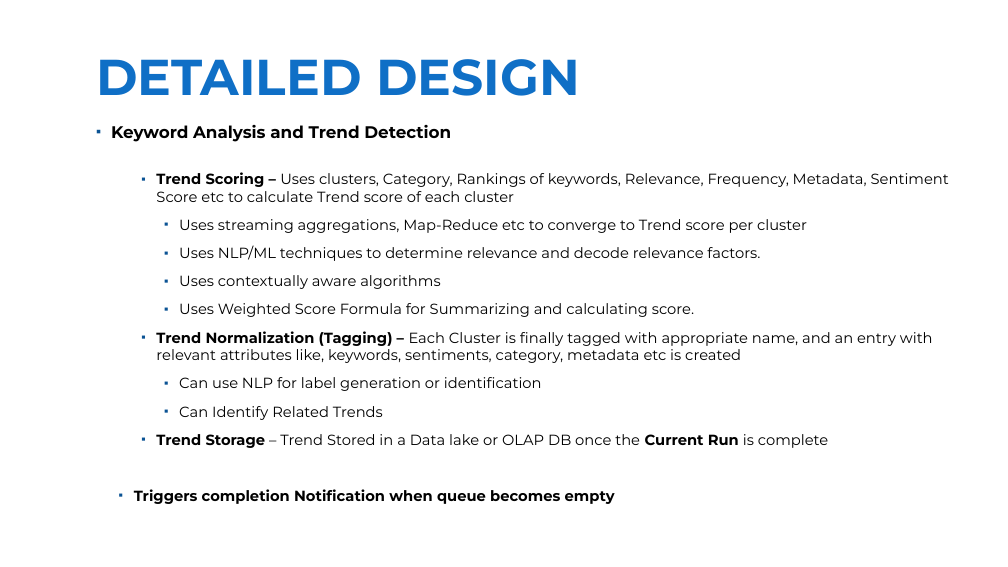
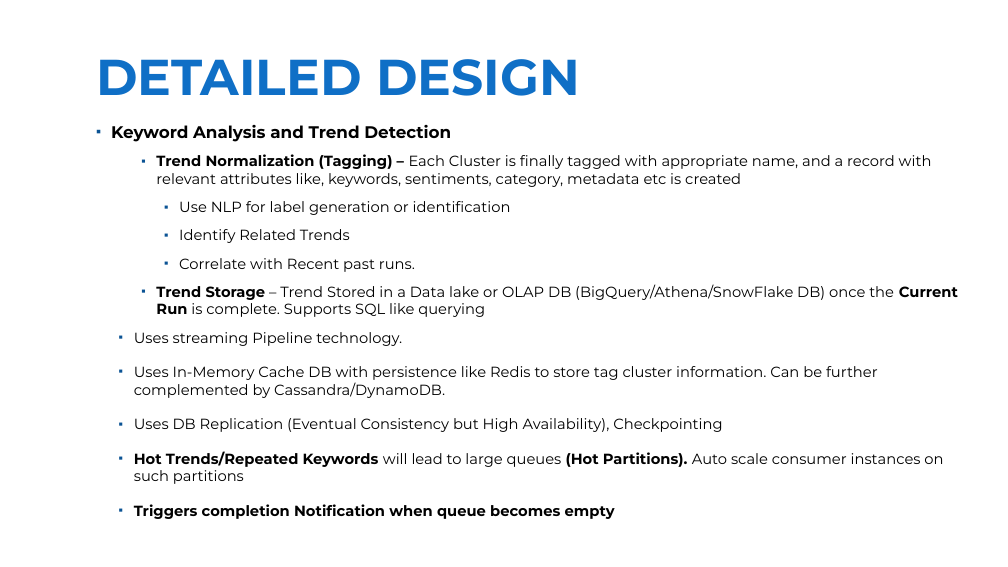
Before and after one commit to Braj-120/test-prep, a slide deck: slide 27 of Braj_Kishor_Intro_Achievements.pptx. Drawn at 1008x567 pixels with LibreOffice and Linux fonts; fonts in the diff are those of the drawing; background and template pictures are left out. Boxes give left, top, right and bottom in pixels: in the first picture for what was removed or moved away, otherwise in the second. Text is boxed around its words. In the diff, an @@ line names an element or a change of style, - is before the commit and + after.

```diff
--- a/Braj_Kishor_Intro_Achievements.pptx
+++ b/Braj_Kishor_Intro_Achievements.pptx
@@ text at (134, 154, 958, 484): text changed @@
-    ▪ Trend Scoring – Uses clusters, Category, Rankings of keywords, Relevance, Frequency, Metadata, Sentiment Score etc to calculate Trend score of each cluster
-      ▪ Uses streaming aggregations, Map-Reduce etc to converge to Trend score per cluster
-      ▪ Uses NLP/ML techniques to determine relevance and decode relevance factors.
-      ▪ Uses contextually aware algorithms
-      ▪ Uses Weighted Score Formula for Summarizing and calculating score.
-    ▪ Trend Normalization (Tagging) – Each Cluster is finally tagged with appropriate name, and an entry with relevant attributes like, keywords, sentiments, category, metadata etc is created
-      ▪ Can use NLP for label generation or identification
-      ▪ Can Identify Related Trends
-    ▪ Trend Storage – Trend Stored in a Data lake or OLAP DB once the Current Run is complete
+    ▪ Trend Normalization (Tagging) – Each Cluster is finally tagged with appropriate name, and a record with relevant attributes like, keywords, sentiments, category, metadata etc is created
+      ▪ Use NLP for label generation or identification
+      ▪ Identify Related Trends
+      ▪ Correlate with Recent past runs.
+    ▪ Trend Storage – Trend Stored in a Data lake or OLAP DB (BigQuery/Athena/SnowFlake DB) once the Current Run is complete. Supports SQL like querying
+  ▪ Uses streaming Pipeline technology.
+  ▪ Uses In-Memory Cache DB with persistence like Redis to store tag cluster information. Can be further complemented by Cassandra/DynamoDB.
+  ▪ Uses DB Replication (Eventual Consistency but High Availability), Checkpointing
+  ▪ Hot Trends/Repeated Keywords will lead to large queues (Hot Partitions). Auto scale consumer instances on such partitions
```
Also in this commit, not shown: 24 other slides changed.
